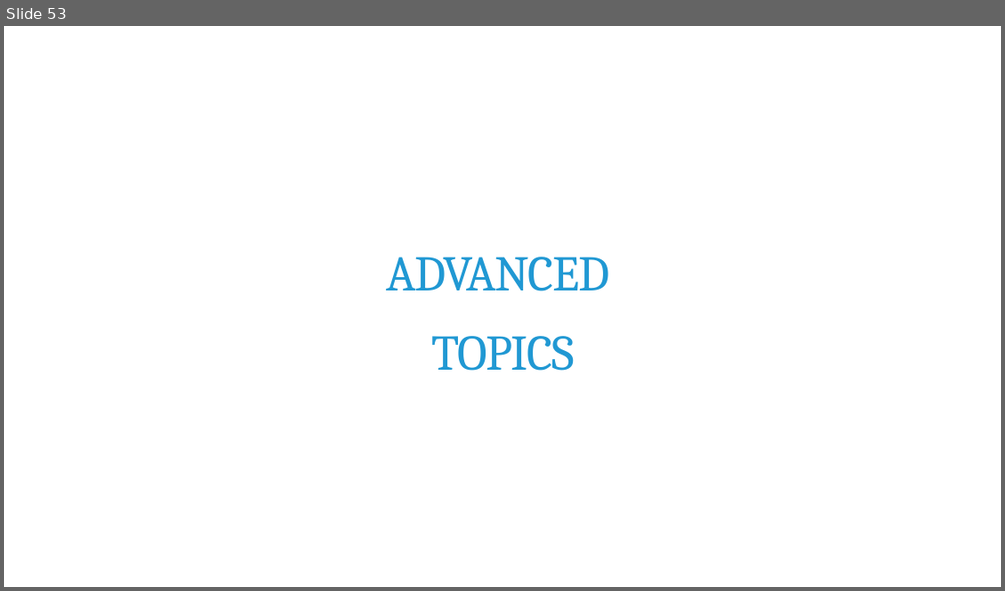
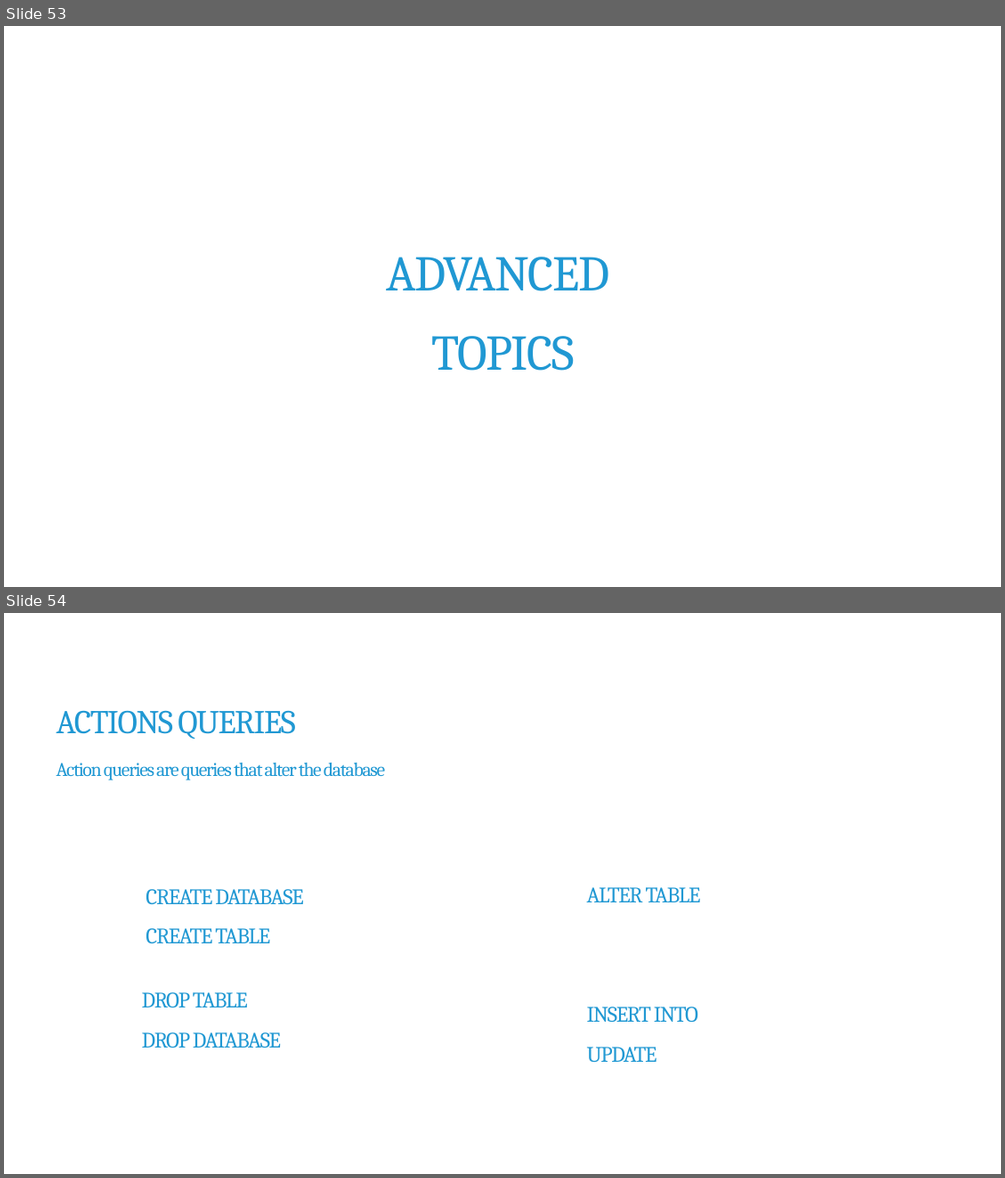
Before and after one commit to itua1293/w3-nbs, a slide deck: D1/W3 D1D2 SQL.pptx. Shown one above the other, each under a label of ours: slide 53 before the commit, slides 53 and 54 after it. The pictures are 1005x591 and 1005x1178 pixels, drawn with LibreOffice and Linux fonts; fonts in the diff are those of the drawing. Boxes give left, top, right and bottom in pixels: in the first picture for what was removed or moved away, otherwise in the second. Text is boxed around its words. In the diff, an @@ line names an element or a change of style, - is before the commit and + after.

```diff
--- a/D1/W3 D1D2 SQL.pptx
+++ b/D1/W3 D1D2 SQL.pptx
@@ slide 54 added at [4,613,1001,1174], background #FFFFFF @@
@@ title added at [57,710,385,780], 28 pt, text #2098D3 @@
+ACTIONS QUERIES
+Action queries are queries that alter the database
@@ text added at [146,889,303,943], 32 pt, text #2098D3 @@
+CREATE DATABASE
+CREATE TABLE
@@ text added at [587,887,701,1062], 32 pt, text #2098D3 @@
+ALTER TABLE
+INSERT INTO
+UPDATE
@@ text added at [142,992,281,1047], 32 pt, text #2098D3 @@
+DROP TABLE
+DROP DATABASE
```
Also in this commit, not shown: 1 slide changed, 2 other files.
